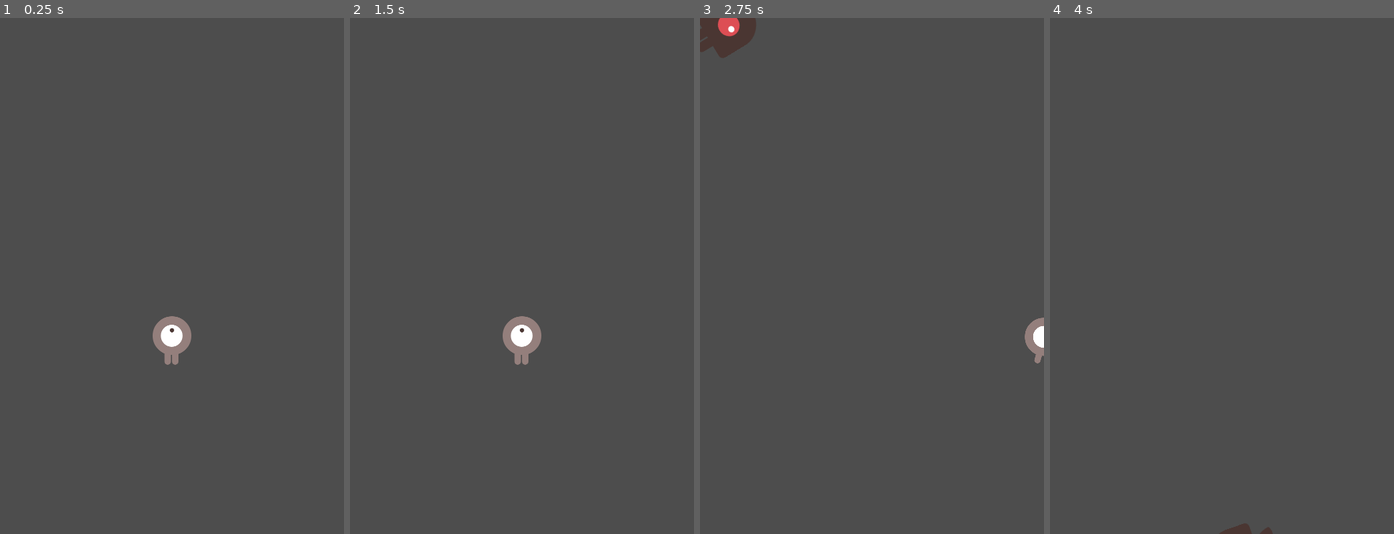
Above: before the commit, frames 1-4 (left to right).
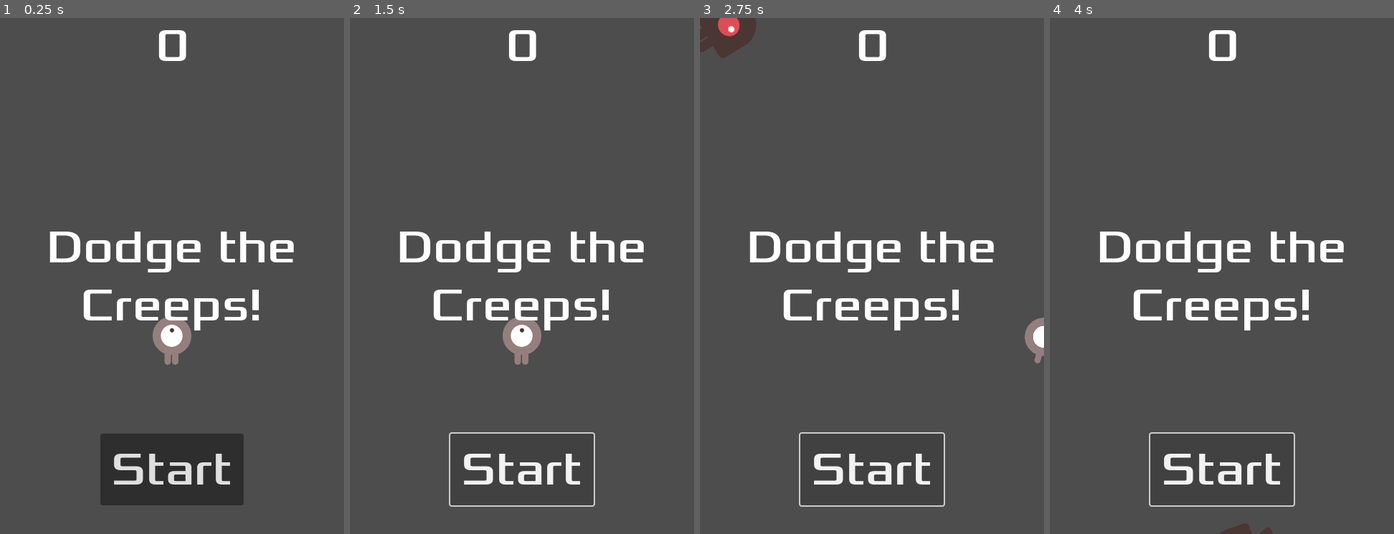
Above: after the commit, the same moments.

Repository: SantoTinio/TrialGames
Game: Godot game, scene res://Scenes/main.tscn
Same seed, same stepped clock (60 frames per second), same inputs: the game is played once before the commit and once after it.
Inputs (mouse positions are in pixels of both pictures, inside the frame that each line leads up to):
- Up to frame 1 (0.25 s): no input
- Up to frame 2 (1.5 s): click (522, 472) at 0.5 s, where only the run after the commit has a clickable "Start"; click (522, 472) at 1.25 s, where only the run after the commit has a clickable "Start"
- Up to frame 3 (2.75 s): tap Enter at 2 s; hold Right (move_right) from 2.03 s (still down)
- Up to frame 4 (4 s): release Right (move_right) at 2.78 s; hold Down (move_down) 2.78-3.53 s; hold Right (move_right) from 3.53 s (still down)

The runs differ from the first frame. In frame 1, 9.0% of the frame differs, in the area x 14-86%, y 2-95%; in frame 2, 4.4%; in frame 3, 4.4%; in frame 4, 4.4%.
Error after the commit: Parse Error: Expected indented block after function declaration. (res://Scripts/HUD.gd:7)

Commit message:
Readjustment to hud

Diff:
--- a/FirstRouge/Scenes/hud.tscn
+++ /dev/null
@@ -1,59 +0,0 @@
-[gd_scene load_steps=3 format=3 uid="uid://btnh0a8v6dv07"]
-
-[ext_resource type="Script" path="res://Scripts/HUD.gd" id="1_aobdr"]
-[ext_resource type="FontFile" uid="uid://b0v17412ml1ri" path="res://Assets/fonts/Xolonium-Regular.ttf" id="2_pj8ht"]
-
-[node name="HUD" type="CanvasLayer"]
-script = ExtResource("1_aobdr")
-
-[node name="ScoreLabel" type="Label" parent="."]
-anchors_preset = 5
-anchor_left = 0.5
-anchor_right = 0.5
-offset_left = -20.0
-offset_right = 20.0
-offset_bottom = 23.0
-grow_horizontal = 2
-theme_override_fonts/font = ExtResource("2_pj8ht")
-theme_override_font_sizes/font_size = 64
-text = "0"
-
-[node name="Message" type="Label" parent="."]
-anchors_preset = 8
-anchor_left = 0.5
-anchor_top = 0.5
-anchor_right = 0.5
-anchor_bottom = 0.5
-offset_left = -193.0
-offset_top = -79.5
-offset_right = 193.0
-offset_bottom = 79.5
-grow_horizontal = 2
-grow_vertical = 2
-size_flags_horizontal = 4
-theme_override_fonts/font = ExtResource("2_pj8ht")
-theme_override_font_sizes/font_size = 64
-text = "Dodge the Creeps!"
-horizontal_alignment = 1
-vertical_alignment = 1
-autowrap_mode = 2
-
-[node name="StartButton" type="Button" parent="."]
-anchors_preset = 7
-anchor_left = 0.5
-anchor_top = 1.0
-anchor_right = 0.5
-anchor_bottom = 1.0
-offset_left = -100.0
-offset_top = -140.0
-offset_right = 100.0
-offset_bottom = -40.0
-grow_horizontal = 2
-grow_vertical = 0
-theme_override_fonts/font = ExtResource("2_pj8ht")
-theme_override_font_sizes/font_size = 64
-text = "Start"
-
-[node name="MessageTimer" type="Timer" parent="."]
-wait_time = 2.0
-one_shot = true
--- a/FirstRouge/Scenes/main.tscn
+++ b/FirstRouge/Scenes/main.tscn
@@ -1,8 +1,10 @@
-[gd_scene load_steps=5 format=3 uid="uid://ds4i2hx855lpu"]
+[gd_scene load_steps=7 format=3 uid="uid://ds4i2hx855lpu"]
 
 [ext_resource type="PackedScene" uid="uid://cs6jbaedqgado" path="res://Scenes/player.tscn" id="1_iuiw5"]
-[ext_resource type="Script" path="res://main.gd" id="1_ufkau"]
+[ext_resource type="Script" path="res://Scripts/main.gd" id="1_ufkau"]
 [ext_resource type="PackedScene" uid="uid://u6126u0yqcmn" path="res://Scenes/mob.tscn" id="2_ql0tt"]
+[ext_resource type="Script" path="res://Scripts/HUD.gd" id="4_cguqp"]
+[ext_resource type="FontFile" uid="uid://b0v17412ml1ri" path="res://Assets/fonts/Xolonium-Regular.ttf" id="4_mdm6d"]
 
 [sub_resource type="Curve2D" id="Curve2D_c2huh"]
 _data = {
@@ -33,6 +35,60 @@
 
 [node name="MobSpawnLocation" type="PathFollow2D" parent="MobPath"]
 
+[node name="HUD" type="CanvasLayer" parent="."]
+script = ExtResource("4_cguqp")
+
+[node name="ScoreLabel" type="Label" parent="HUD"]
+anchors_preset = 5
+anchor_left = 0.5
+anchor_right = 0.5
+offset_left = -22.5
+offset_right = 22.5
+offset_bottom = 78.0
+grow_horizontal = 2
+theme_override_fonts/font = ExtResource("4_mdm6d")
+theme_override_font_sizes/font_size = 64
+text = "0"
+
+[node name="Message" type="Label" parent="HUD"]
+anchors_preset = 8
+anchor_left = 0.5
+anchor_top = 0.5
+anchor_right = 0.5
+anchor_bottom = 0.5
+offset_left = -240.0
+offset_top = -79.5
+offset_right = 240.0
+offset_bottom = 79.5
+grow_horizontal = 2
+grow_vertical = 2
+theme_override_fonts/font = ExtResource("4_mdm6d")
+theme_override_font_sizes/font_size = 64
+text = "Dodge the Creeps!"
+horizontal_alignment = 1
+vertical_alignment = 1
+autowrap_mode = 2
+
+[node name="StartButton" type="Button" parent="HUD"]
+anchors_preset = 7
+anchor_left = 0.5
+anchor_top = 1.0
+anchor_right = 0.5
+anchor_bottom = 1.0
+offset_left = -100.0
+offset_top = -140.0
+offset_right = 100.0
+offset_bottom = -40.0
+grow_horizontal = 2
+grow_vertical = 0
+theme_override_fonts/font = ExtResource("4_mdm6d")
+theme_override_font_sizes/font_size = 64
+text = "Start"
+
+[node name="MessageTimer" type="Timer" parent="HUD"]
+wait_time = 2.0
+one_shot = true
+
 [connection signal="hit" from="Player" to="." method="game_over"]
 [connection signal="timeout" from="MobTimer" to="." method="_on_mob_timer_timeout"]
 [connection signal="timeout" from="ScoreTimer" to="." method="_on_score_timer_timeout"]
--- a/FirstRouge/Scripts/HUD.gd
+++ b/FirstRouge/Scripts/HUD.gd
@@ -1,27 +1,12 @@
 extends CanvasLayer
+
+#notify `Main` that button has been pressed
 
 signal start_game
 
+func show_message(text):
+
 # Called when the node enters the scene tree for the first time.
-func show_message(text):
-	$Message.text = text
-	$Message.show()
-	$MessageTimer.start()
-
-func show_game_over():
-	show_message("Game Over")
-	await $MessageTimer.timeout
-
-	$Message.text = "Dodge the Creeps!"
-	$Message.show()
-
-	#Making a one-shot timer and wait for it to fin.
-	await get_tree().create_timer(1.0).timeout
-	$StartButton.show()
-
-func update_score(score):
-	$ScoreLabel.text = str(score)
-
 func _ready():
 	pass # Replace with function body.
 
Renamed: FirstRouge/main.gd -> FirstRouge/Scripts/main.gd
